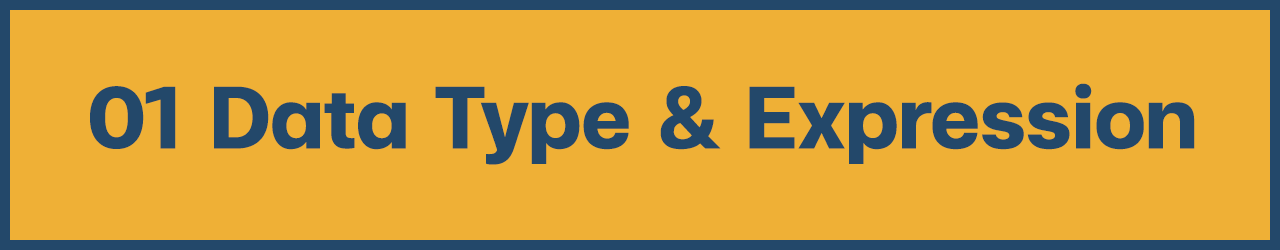
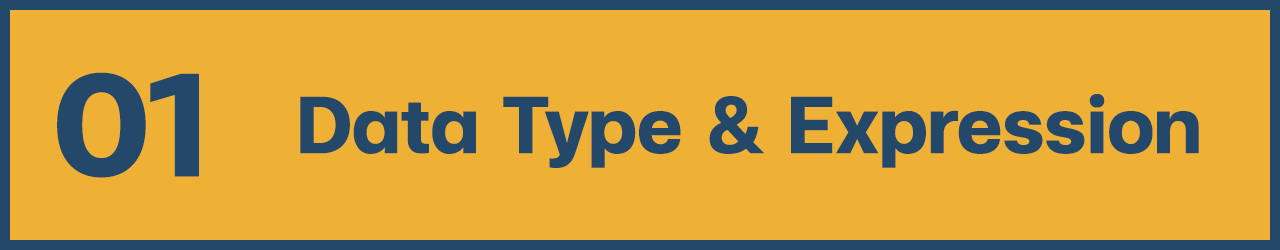
Comparing the layer stacks of the two (1280, 250) images. Changes:
removed layer "01 Data Type & Expression" over [90, 83, 1195, 165]
added layer "01" above "Data Type & Expression" over [57, 72, 199, 178]
added layer "Data Type & Expression" above "Rectangle 1" over [300, 94, 1199, 168]
hid "Background" over [57, 72, 1199, 178]
